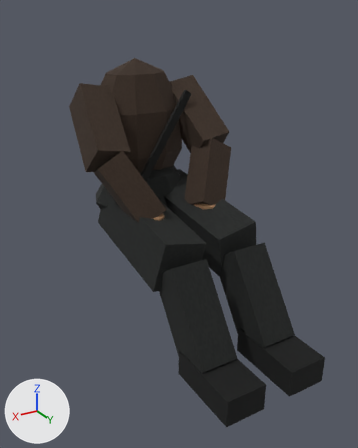
Two versions of the glTF model art/temple/intro/colleague.glb, one commit apart.
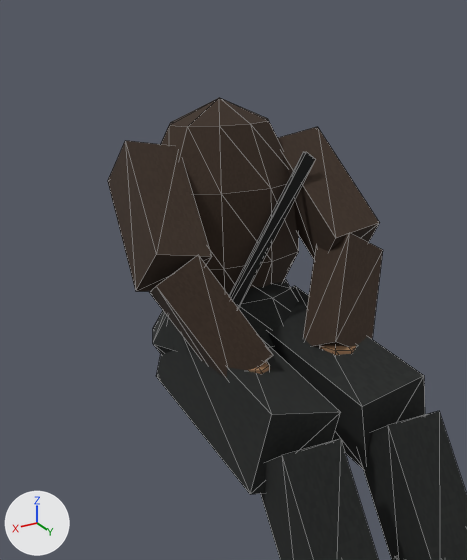
Each version appears first whole from a 50 mm camera at (1.384, 2.253, 1.505) aimed at (0.509, 0.794, 0.775), and next in a close-up on the part from 2% to 78% of the width and 0% to 74% of the height. Arrows for +X, +Y and +Z are at lower left; the lights stay in place. The last two pictures show the newer version. The close-ups show mesh edges as thin lines. Vertices at exactly the same position are counted once.

The first close-up shows 'colleague'.
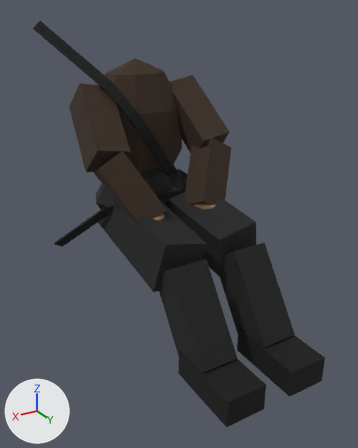
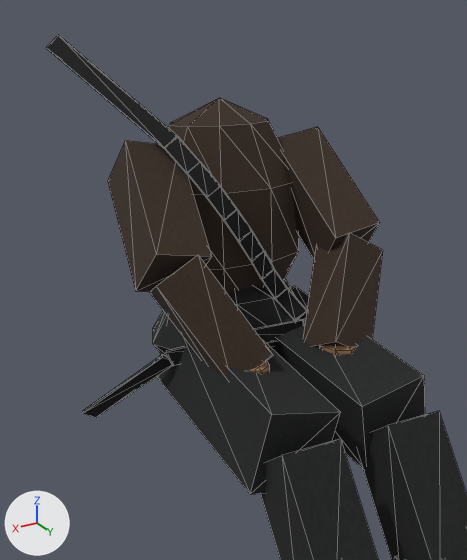
What changed in the scene script:
```text
Change me_colleague:
    used by ob_colleague; location = (0.0, 0.0, 0.0)
    remove me_colleague.from_pydata(...)  # 198 vertices, 336 faces; spans x 0.142..0.758, y 0.219..1.325, z 0.315..1.33
    add me_colleague.from_pydata(...)  # 310 vertices, 504 faces; spans x 0.142..0.822, y 0.178..1.325, z 0.315..1.47
    me_colleague part 1: a new loose piece, a box spanning x 0.35..0.54, y 0.5705..0.5795, z 0.7795..0.8205, in mat_sedan___crisp_cloth_and_worn_plastic (picture img_sedan)
    me_colleague part 2
    8 vertices are removed from x 0.267..0.593, y 0.478..0.532, z 0.77..1.21
    12 faces are deleted
    80 vertices are added at x 0.177..0.822, y 0.178..0.579, z 0.511..1.47
    24 new vertices lie (0.035, 0.0, -0.022) away from vertices in x 0.326..0.594, y 0.418..0.556, z 0.834..1.258
    8 new vertices lie (0.034, 0.0, -0.022) away from vertices in x 0.293..0.561, y 0.468..0.557, z 0.781..1.205
    168 new faces join them
```

Pixel boxes (x1, y1, x2, y2) of what changed, in the close-ups (467 x 560 px):
'colleague', reshaped: before (108, 98, 467, 560); after (46, 34, 467, 560)
part 1 of me_colleague, added: after (254, 319, 304, 344)
part 2 of me_colleague, built on: before (229, 152, 315, 308); after (46, 34, 307, 418)
